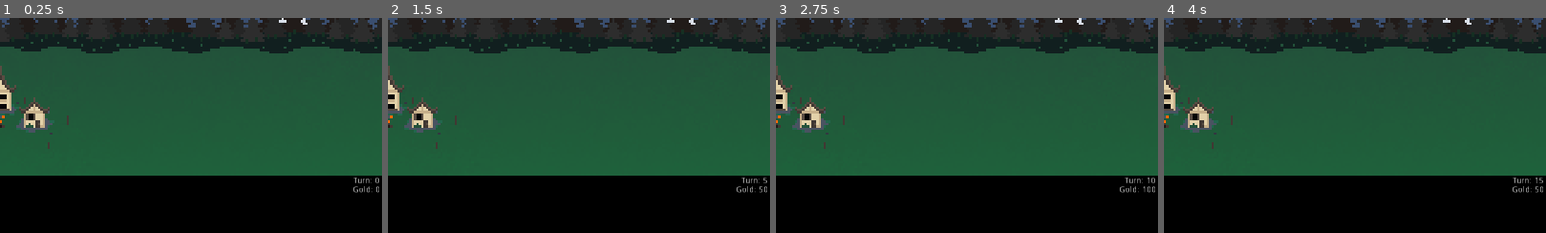
Above: before the commit, frames 1-4 (left to right).
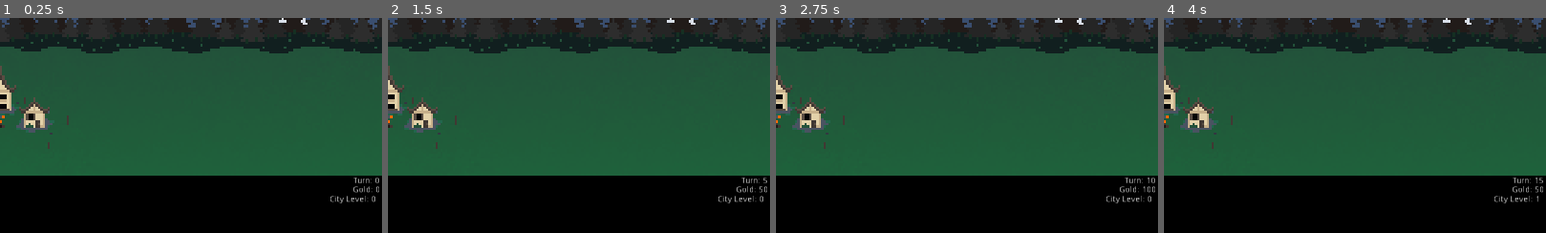
Above: after the commit, the same moments.

Repository: terrainbuilder52/Disaster_Dispatcher
Game: Godot game, scene res://Main_Scene.tscn
The game is run twice, just before and just after one commit, with the same random seed, the same clock (stepped at 60 frames per second) and the same inputs.
Inputs:
- Up to frame 1 (0.25 s): no input
- Up to frame 2 (1.5 s): click "Upgrade" at 0.5 s; click "Upgrade" at 1.25 s
- Up to frame 3 (2.75 s): click "Upgrade" at 2 s
- Up to frame 4 (4 s): tap Enter at 2.75 s; tap Space at 3.5 s
The pictures show only the part of the screen within x 50-100%, y 50-100%; the shares and areas given below are measured in that part.

The runs differ from the first frame. In frame 1, 0.1% of the frame differs, in the area x 86-99%, y 82-87%; in frame 2, 0.1%; in frame 3, 0.1%; in frame 4, 0.1%.

Commit message:
City upgrade level

Diff:
--- a/Disaster_Dispatcher/City.gd
+++ b/Disaster_Dispatcher/City.gd
@@ -7,19 +7,17 @@
 	var city_level = 0
 	var main_scene = get_parent()
 	main_scene.get_node("WorldUI/CanvasLayer/GoldLabel").text = "Gold: " + str(gold)
+	main_scene.get_node("WorldUI/CanvasLayer/CityLevelLabel").text = "City Level: " + str(city_level)
 
 
 # Called every frame. 'delta' is the elapsed time since the previous frame.
 func _process(delta):
-	pass
+	var main_scene = get_parent()
+	main_scene.get_node("WorldUI/CanvasLayer/GoldLabel").text = "Gold: " + str(gold)
+	main_scene.get_node("WorldUI/CanvasLayer/CityLevelLabel").text = "City Level: " + str(city_level)
 
 func _on_World_turn_passed():
-	clamp(city_level, 0, 3)
-	var main_scene = get_parent()
 	gold += 10
-	main_scene.get_node("WorldUI/CanvasLayer/GoldLabel").text = "Gold: " + str(gold)
-
-
 
 
 func _on_Button_pressed():
--- a/Disaster_Dispatcher/Main_Scene.tscn
+++ b/Disaster_Dispatcher/Main_Scene.tscn
@@ -73,11 +73,22 @@
 margin_bottom = 20.0
 text = "Upgrade"
 
-[node name="Label" type="Label" parent="WorldUI/CanvasLayer/Panel/VSplitContainer"]
+[node name="CostLabel" type="Label" parent="WorldUI/CanvasLayer/Panel/VSplitContainer"]
 margin_top = 32.0
 margin_right = 91.0
 margin_bottom = 46.0
 text = "Cost: 100"
 align = 1
+
+[node name="CityLevelLabel" type="Label" parent="WorldUI/CanvasLayer"]
+margin_left = 1192.18
+margin_top = 657.49
+margin_right = 1257.18
+margin_bottom = 671.49
+text = "City_level:"
+align = 2
+__meta__ = {
+"_edit_use_anchors_": false
+}
 [connection signal="turn_passed" from="." to="City" method="_on_World_turn_passed"]
 [connection signal="pressed" from="WorldUI/CanvasLayer/Panel/VSplitContainer/Button" to="City" method="_on_Button_pressed"]
